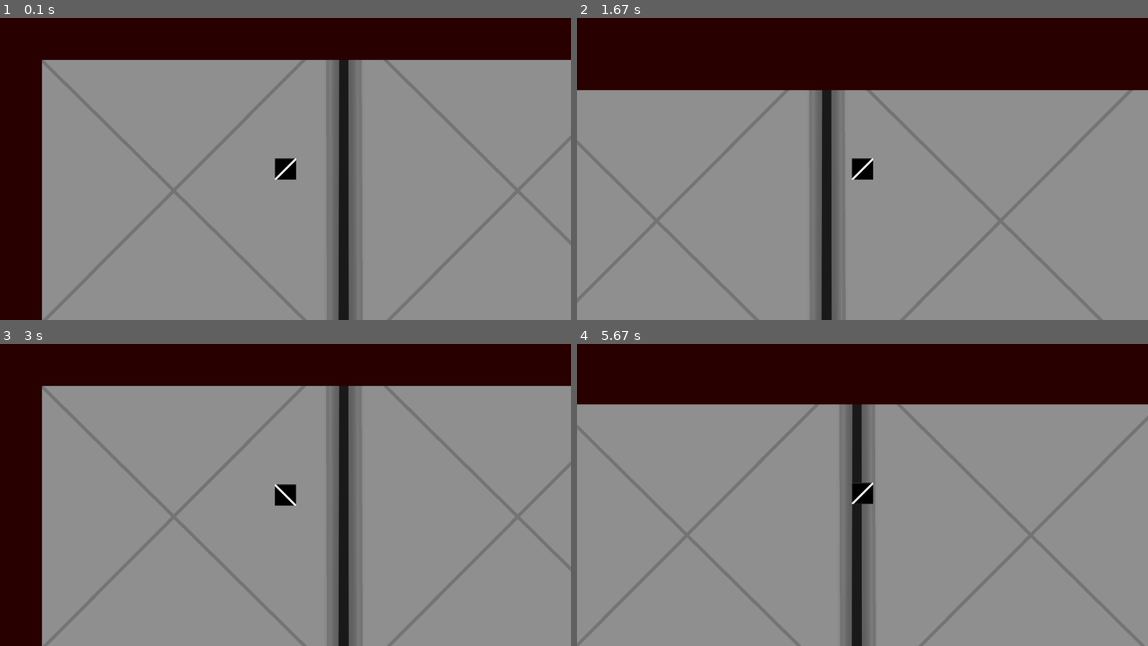
Above: before the commit, frames 1-4 (two rows, left to right).
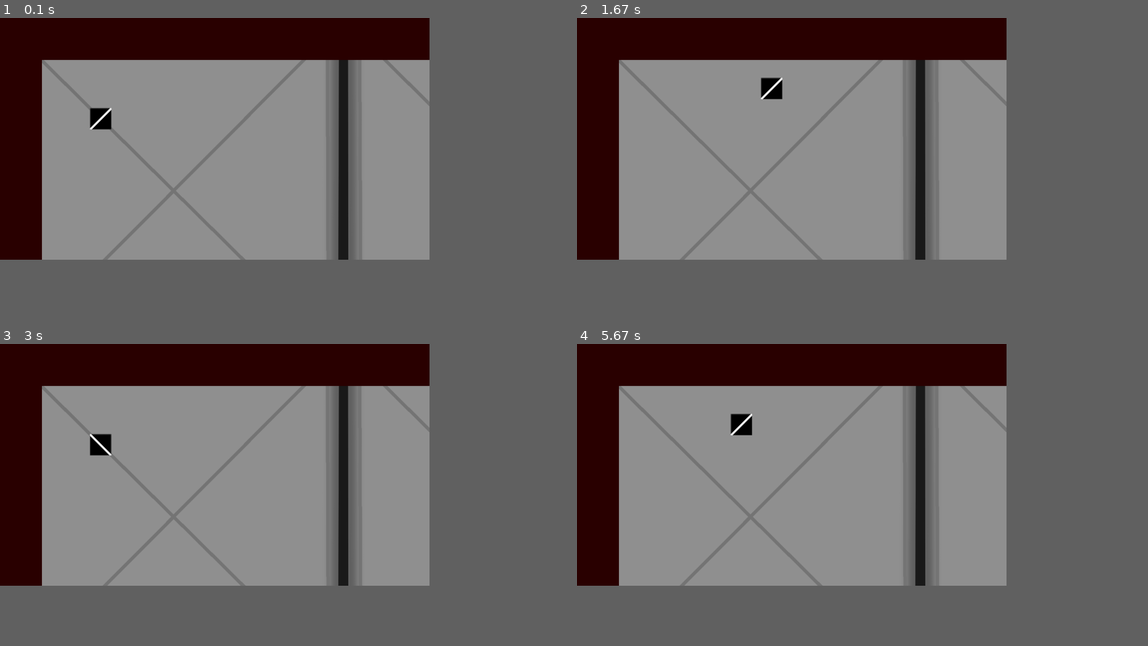
Above: after the commit, the same moments.

Repository: Brain4ess/VampyGame
Game: pygame game, started from main.py
The game is run twice, just before and just after one commit, with the same random seed, the same clock (stepped at 60 frames per second) and the same inputs.
Inputs:
- Up to frame 1 (0.1 s): no input
- Up to frame 2 (1.67 s): hold D 0.33-0.8 s; hold W 0.83-1.13 s; hold D 1.17-1.63 s
- Up to frame 3 (3 s): hold A 1.67-2.2 s; hold S 2.23-2.53 s; hold A 2.57-2.97 s
- Up to frame 4 (5.67 s): hold W 3-3.37 s; hold D 3.4-4.03 s; hold S 4.07-4.43 s; hold A 4.47-4.93 s; hold D 4.97-5.43 s; hold W from 5.47 s (still down)
In our replay, the window is 900x476 before the commit and 677x381 after it. These sizes can differ from the game's own. Grey fills any space a smaller window leaves; there, only what the larger window draws over its background counts as a difference.

The runs differ from the first frame. In frame 1, 7.7% of the frame differs, in the area x 0-100%, y 0-100%; in frame 2, 27%; in frame 3, 7.7%; in frame 4, 25%.

Commit message:
camera now stays inside the borders of the background
Co-authored-by: Brain4ess <Brain4ess@users.noreply.github.com>

Diff:
--- /dev/null
+++ b/UI/classButton.py
@@ -0,0 +1,71 @@
+import pygame as pg
+from pygame.locals import MOUSEMOTION, MOUSEBUTTONDOWN, MOUSEBUTTONUP
+from pygame.font import Font, SysFont
+from pygame.image import load
+
+class Button:
+    def __init__(self, x, y, width, height, text, font, color, hover_color, click_color, image=None, image_hover=None, image_click=None):
+        self.x = x
+        self.y = y
+        self.width = width
+        self.height = height
+        self.text = text
+        self.font = font
+        self.color = color
+        self.hover_color = hover_color
+        self.click_color = click_color
+
+        self.image = image
+        self.image_hover = image_hover
+        self.image_click = image_click
+
+        self.rect = pg.Rect(self.x, self.y, self.width, self.height)
+        self.text_surface = self.font.render(self.text, True, self.color)
+        self.text_rect = self.text_surface.get_rect(center=self.rect.center)
+
+        self.hovered = False
+        self.clicked = False
+
+    def draw(self, screen):
+        if self.image:
+            if self.hovered and self.image_hover:
+                screen.blit(self.image_hover, self.rect)
+            elif self.clicked and self.image_click:
+                screen.blit(self.image_click, self.rect)
+            else:
+                screen.blit(self.image, self.rect)
+        else:
+            if self.hovered:
+                pg.draw.rect(screen, self.hover_color, self.rect)
+            elif self.clicked:
+                pg.draw.rect(screen, self.click_color, self.rect)
+            else:
+                pg.draw.rect(screen, self.color, self.rect)
+
+        screen.blit(self.text_surface, self.text_rect)
+
+    def update(self, event):
+        if event.type == MOUSEMOTION:
+            self.hovered = self.rect.collidepoint(event.pos)
+        elif event.type == MOUSEBUTTONDOWN:
+            if event.button == 1:
+                self.clicked = self.rect.collidepoint(event.pos)
+        elif event.type == MOUSEBUTTONUP:
+            if event.button == 1:
+                self.clicked = False
+
+    def is_clicked(self):
+        return self.clicked
+
+# Example usage
+# button = Button(100, 100, 200, 50, "Click Me", font, (255, 255, 255), (200, 200, 200), (150, 150, 150))
+# button.draw(screen)
+# button.update(event)
+# if button.is_clicked():
+#     print("Button clicked!")
+#     # Do something when the button is clicked
+#     button.clicked = False
+#     # Reset the clicked state after handling the click
+#     # This is important to prevent the button from triggering multiple times
+#     # when the mouse button is held down
+#     # You can also add a delay or cooldown to prevent rapid clicking
--- a/classes/classBackground.py
+++ b/classes/classBackground.py
@@ -1,71 +1,23 @@
 import pygame as pg
 from pygame.locals import *
-
 from pygame.transform import scale, flip
 from pygame.image import load
+from classes.classCamera import Camera
+
+class BG:
+    def __init__(self, imageBG: str, screen: pg.Surface, speed: int = 0, spawnpoint: pg.math.Vector2 = pg.math.Vector2(0,0)):
+        self.imageBG = imageBG
+        self.screen = screen
+        self.speed = speed
+        self.spawnpoint = (spawnpoint[0] - self.screen.get_width() / 2, spawnpoint[1] - self.screen.get_height() / 2)
+        self.__post_init__()
+
+    def __post_init__(self):
+        self.bg = load(self.imageBG).convert()
+        self.width = self.bg.get_width()
+        self.height = self.bg.get_height()
 
 
-from dataclasses import dataclass, field
-
-@dataclass
-class BG:
-    imageBG: str = field(default = '')
-    screen: pg.Surface = field(default = None)
-    speed: int = field(default = 0)
-
-    def __post_init__(self):
-        self.scrWidth = self.screen.get_width()
-        self.scrHeight = self.screen.get_height()
-
-        self.bg = scale(load(self.imageBG).convert(), (self.scrWidth, self.scrHeight))
-
-        self.bgList = [self.bg for _ in range(4)]
-
-        self.bgRectLeft = self.bgList[0].get_rect()
-        self.bgRectRight = self.bgList[1].get_rect()
-        self.bgRectUp = self.bgList[2].get_rect()
-        self.bgRectDown = self.bgList[3].get_rect()
-        self.bgrects = [self.bgRectLeft, self.bgRectRight, self.bgRectUp, self.bgRectDown]
-
-    def eventKey(self):
-        keys = pg.key.get_pressed()
-
-        if keys[K_RIGHT]:
-            self.scroll('right')
-        elif keys[K_LEFT]:
-            self.scroll('left')
-        elif keys[K_UP]:
-            self.scroll('up')
-        elif keys[K_DOWN]:
-            self.scroll('down')
-
-    def scroll(self, direction):
-        if direction == 'right':
-            if self.bgRectLeft.x <= -self.scrWidth:
-                self.bgRectLeft.x = 0
-                self.bgrect
-
-            for i in range(len(self.bgList)):
-                self.bgList[i].scroll(-self.speed, 0)
-
-        elif direction == 'left':
-            if self.bgRectRight.x >= self.scrWidth:
-                self.bgRectCenter.x = 0
-            self.bgRectCenter.x += self.speed
-        elif direction == 'up':
-            if self.bgRectCenter.y <= -self.scrHeight:
-                self.bgRectCenter.y = 0
-            self.bgRectCenter.y -= self.speed
-        elif direction == 'down':
-            if self.bgRectCenter.y >= self.scrHeight:
-                self.bgRectCenter.y = 0
-            self.bgRectCenter.y += self.speed
-
-        self.bgRectLeft.x = self.bgRectCenter.x - self.scrWidth
-        self.bgRectRight.x = self.bgRectCenter.x + self.scrWidth
-        self.bgRectUp.y = self.bgRectCenter.y - self.scrHeight
-        self.bgRectDown.y = self.bgRectCenter.y + self.scrHeight
-
-    def blitBG(self):
-        for i in range(len(self.bgList)):
-            self.screen.blit(self.bgList[i], self.bgrects[i])
+    def blitBG(self, offset: pg.math.Vector2):
+        self.screen.blit(self.bg, self.bg.get_rect().topleft - (offset + self.spawnpoint))
+        self.topleftpos = self.bg.get_rect().topleft - (offset + self.spawnpoint)
--- a/classes/classCamera.py
+++ b/classes/classCamera.py
@@ -2,10 +2,11 @@
 from classes.classCharacter import Character
 
 class Camera:
-    def __init__(self, screen: pg.Surface, width, height):
+    def __init__(self, screen: pg.Surface, width, height, bg):
         self.screen = screen
         self.width = width
         self.height = height
+        self.bg = bg
         self.camera = pg.Rect(0, 0, width, height)
 
     # def apply(self, entity: pg.Surface):
@@ -18,8 +19,44 @@
     def getoffset(self):
         return pg.math.Vector2(self.camera.topleft[0], self.camera.topleft[1])
 
+    def getabsoffset(self, target: Character):
+        return pg.math.Vector2(target.rect.centerx - self.screen.get_width() / 2, target.rect.centery - self.screen.get_height() / 2)
+
     def update(self, target: Character):
-        x = target.rect.centerx - self.screen.get_width() / 2
-        y = target.rect.centery - self.screen.get_height() / 2
+        """
+        Update the camera position to follow the target character.
 
+        Args:
+            target (Character): The character to follow.
+
+        Returns:
+            None
+        """
+
+        # 4 hours wasted understanding how this works and figuring out how to fix it
+        # ⣿⣿⢿⠛⣿⣿⣿⣿⣿⣿⣿⣿⣿⣿⣿⣿⣿⣿⣿⣿⣿⣿⣿⣿⣿⣿⣿⣿⣿⣿⣿⣿⣿⣿⣿⣿⣿⣿⣿⣿⣿⣿⣿⣿⣿⣿⣿⣿⣿⣿
+        # ⠟⠅⠀⠀⢸⡿⠉⢻⣿⣿⣿⣿⣿⣿⣿⣿⣿⣿⣿⣿⣿⣿⣿⣿⣿⣿⣿⣿⣿⣿⣿⣿⣿⣿⣿⣿⣿⣿⣿⣿⣿⣿⣿⣿⢿⣿⠿⣿⣿⣿
+        # ⠀⠀⠀⠀⢨⠃⠀⣿⣿⣿⣿⣿⣿⣿⣿⣿⣿⣿⣿⣿⣿⣿⣿⣿⣿⣿⣿⣿⣿⣿⣿⣿⣿⣿⣿⣿⣿⣿⣿⣿⣿⣿⣿⣧⠈⢿⠀⠀⠈⠛
+        # ⡄⠀⠀⠀⠀⠀⣸⣿⣿⣿⣿⣿⣿⣿⣿⣿⣿⣿⣿⣿⣿⠋⠁⠀⠀⠀⠀⠈⠙⢿⣿⣿⣿⣿⣿⣿⣿⣿⣿⣿⣿⣿⣿⣿⡄⠀⠀⠀⠀⠀
+        # ⡇⠀⠀⠀⠀⠀⠛⠛⠛⢿⣿⣿⣿⣿⣿⣿⣿⣿⣿⣿⠁⠀⠀⠀⠀⠀⠀⠈⢷⣄⢹⣿⣿⣿⣿⣿⣿⣿⣿⣿⣿⣿⠟⠛⠿⠀⠀⠀⠀⠀
+        # ⡇⠀⠀⠀⠀⠀⣠⣶⣿⣿⣿⣿⣿⣿⣿⣿⣿⣿⣿⣧⠀⠀⠀⠀⠀⠀⠀⢀⢸⣿⣿⣿⣿⣿⣿⣿⣿⣿⣿⣿⣿⣿⣿⣷⣄⠀⠀⠀⠀⠀
+        # ⡇⠀⠀⠀⣴⣿⣿⣿⣿⣿⣿⣿⣿⣿⣿⣿⣿⣿⣿⡟⠀⠀⠀⠀⠀⠀⠆⠁⢻⣿⣏⣿⣿⣿⣿⣿⣿⣿⣿⣿⣿⣿⣿⣿⣿⣇⠀⠀⠀⠠
+        # ⠀⠀⠀⣤⣽⣿⣿⣿⣿⣿⣿⣿⣿⣿⣿⣿⣿⣿⣿⣇⠀⠀⠀⠀⠀⠀⣸⣄⠀⣿⣿⣿⣿⣿⣿⣿⣿⣿⣿⣿⣿⣿⣿⣿⣿⣿⣤⣤⣴⣶
+        # ⡄⠀⠀⢿⣿⣿⣿⣿⣿⣿⣿⣿⣿⣿⣿⣿⣿⣿⣿⣿⣆⠀⠀⠀⠀⠀⠈⡟⢻⣿⣼⣿⣿⣿⣿⣿⣿⣿⣿⣿⣿⣿⣿⣿⣿⣿⣯⡍⠀⢰
+        # ⡷⣤⣿⣿⣿⣿⣿⣿⣿⣿⣿⣿⣿⣿⣿⣿⣿⣿⣿⣿⣿⠃⠀⢀⠀⢀⣠⣴⣼⣿⣿⣿⣿⣿⣿⣿⣿⣿⣿⣿⣿⣿⣿⣿⣿⣿⣿⡧⣤⡸
+        # ⡿⣽⣿⣿⣿⣿⣿⡿⠛⠋⠉⠉⠉⠉⠉⠉⠉⠉⠉⠉⠀⢰⡄⠀⠀⣉⣿⣿⣿⣿⣿⣿⣟⣉⣿⣿⣿⣿⣿⣿⣿⣿⣿⣿⣿⣿⣿⣿⣽⣷
+        # ⣿⣿⣿⣿⣿⣿⣿⣃⡀⢀⠀⣐⣿⣽⣿⣧⢸⣿⣗⣶⠄⡿⡧⢀⡼⠛⣿⠙⣽⣿⣿⣿⣿⣿⣿⣿⣿⣿⣿⣿⣽⡿⣿⣿⣿⣿⣿⣿⣿⣽
+        # ⣿⣿⣿⣿⣿⣿⣛⡟⣳⣽⣿⠁⣺⣷⣿⣿⣭⣿⣵⠌⢰⣃⣾⠋⣴⠂⠃⠀⠋⠙⣿⣿⣿⣿⣿⣿⣿⣿⣿⣿⣿⣿⣿⣿⣿⣥⣸⣿⣶⣿
+        # ⢿⣿⣿⣿⡿⣽⣿⣿⣿⣿⣿⣿⣿⣿⣿⣿⣿⣿⡏⢀⣿⠟⣠⠞⠁⠀⢠⠀⠀⢀⠠⢸⣿⣿⣿⣿⣿⣿⣿⣿⣿⣿⣯⣭⣿⣿⣿⣿⣿⣿
+        # ⣈⣭⣿⣿⣾⣿⣿⣿⣿⣿⣿⣏⣺⣿⣿⣿⣿⣿⣧⣼⡇⠈⢀⣀⠴⠂⠉⠀⠆⠈⠀⣼⣿⣿⣿⣿⣿⣿⣿⣿⣿⣿⣿⣿⣿⣿⣿⠿⠿⠽
+        # ⣿⣿⣿⣿⡉⠉⠋⠛⣿⣿⣿⣿⣿⣸⣿⣿⣿⣿⣏⣿⠗⠌⠩⠀⠀⠀⣤⢤⢠⠀⣰⣿⣿⣿⣿⣿⣿⣿⣿⣿⣿⣿⣿⡿⠃⠁⠀⠀⠀⠀
+        # ⣿⣿⣿⣿⣧⢠⣧⣄⣿⣿⣿⣿⣼⣿⣿⣿⣿⣿⣿⡿⠀⠉⠉⠋⠰⠂⢾⣢⡨⠄⣿⡿⣿⣿⣿⡿⣿⣿⣿⣿⣿⣿⣿⠁⠀
+
+
+        # Calculate the new x position of the camera to follow the target character
+        # When the camera reaches the threshold value we stop moving in the direction the camera has reached the end of a background
+        x = max(-self.bg.spawnpoint[0], min(self.bg.width - self.screen.get_width() - self.bg.spawnpoint[0], target.rect.centerx - (self.screen.get_width() / 2)))
+        y = max(-self.bg.spawnpoint[1], min(self.bg.height - self.screen.get_height() - self.bg.spawnpoint[1], target.rect.centery - (self.screen.get_height() / 2)))
+
+        # Update the camera position
         self.camera = pg.Rect(x, y, self.width, self.height)
--- a/classes/classGame.py
+++ b/classes/classGame.py
@@ -10,7 +10,7 @@
 
 class Game:
     def __init__(self):
-        self.imageBG = 'assets/images/placeholders/maps/BigMapPlaceholder.png'
+        self.imageBG = 'assets/images/placeholders/maps/BigMapPlaceholderCenterDot.png'
         self.cfg = 'data/config.ini'
         config = cfgp.ConfigParser()
         config.read(self.cfg)
@@ -21,11 +21,13 @@
             print(f"Error: {exception}. Using default")
             self.fps = 60
             self.screen = pg.display.set_mode(GameScreen.size)
-        self.bg = load(self.imageBG).convert()
+
+        self.bg = BG(self.imageBG, self.screen, spawnpoint=(300, 300))
         self.run = True
-        self.camera = Camera(self.screen, self.bg.get_width(), self.bg.get_height())
+        self.camera = Camera(self.screen, self.bg.width, self.bg.height, self.bg)
+        self.player = Character(self.screen, 5)
         self.clock = pg.time.Clock()
-        self.player = Character(self.screen, 5)
+
 
 
     def eventGame(self):
@@ -38,8 +40,9 @@
 
             self.eventGame()
 
-            offsetbg = self.bg.get_rect().topleft - self.camera.getoffset()
-            self.screen.blit(self.bg, offsetbg)
+            # offsetbg = self.bg.get_rect().topleft - self.camera.getoffset()
+            # self.screen.blit(self.bg, offsetbg)
+            self.bg.blitBG(self.camera.getoffset())
 
             self.player.update(self.camera.getoffset())
             self.camera.update(self.player)
--- a/data/config.ini
+++ b/data/config.ini
@@ -1,4 +1,4 @@
 [Settings]
-Width = 1700
-Height = 900
+Width = 1280
+Height = 720
 fps = 60
Binary file added: assets/images/placeholders/maps/BigMapPlaceholderCenterDot.png
